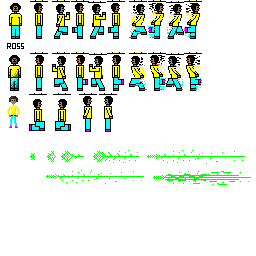
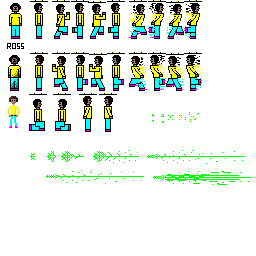
Revision of a layered w=256, h=256 image; what changed, layer by layer:
painted on "Front" over [130,4,199,123]
